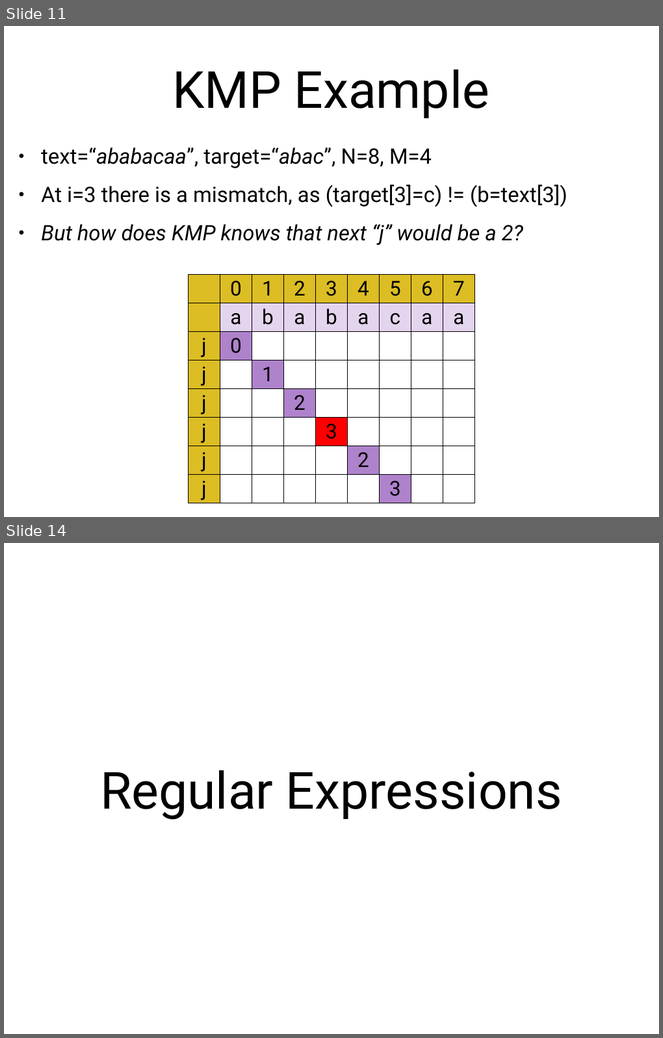
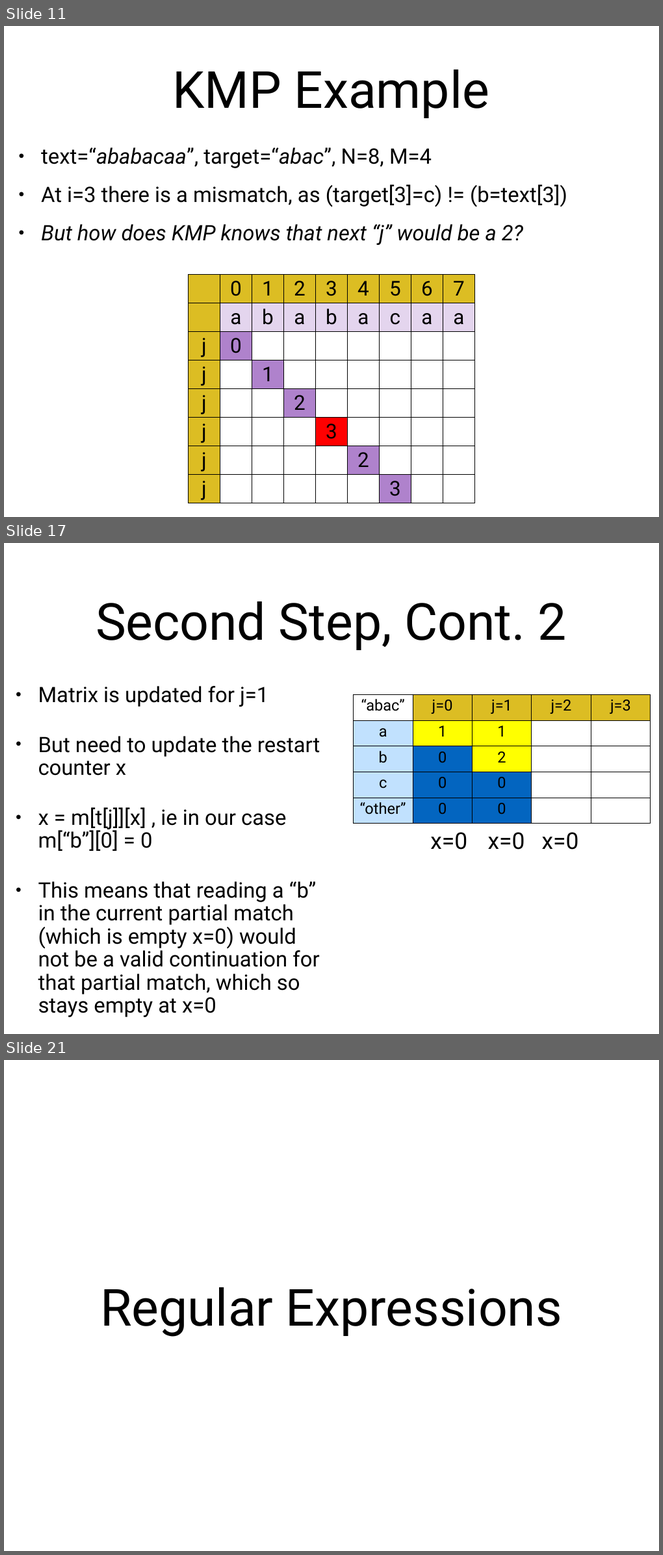
Before and after one commit to arcuri82/algorithms, a slide deck: docs/slides/09/09_regex.pptx. Shown one above the other, each under a label of ours: slides 11 and 14 before the commit, slides 11, 17 and 21 after it; the slides between them are not shown. The pictures are 663x1038 and 663x1555 pixels, drawn with LibreOffice and Linux fonts; fonts in the diff are those of the drawing. Boxes give left, top, right and bottom in pixels: in the first picture for what was removed or moved away, otherwise in the second. Text is boxed around its words. In the diff, an @@ line names an element or a change of style, - is before the commit and + after.

```diff
--- a/docs/slides/09/09_regex.pptx
+++ b/docs/slides/09/09_regex.pptx
@@ slide 17 added at (x1=4, y1=543, x2=659, y2=1034), background #FFFFFF @@
@@ title added at (x1=96, y1=601, x2=567, y2=650), 80 pt, text #000000 @@
+Second Step, Cont. 2
@@ text added at (x1=38, y1=686, x2=320, y2=1017), 33.3 pt, text #000000 @@
+• Matrix is updated for j=1
+• But need to update the restart counter x
+• x = m[t[j]][x] , ie in our case m[“b”][0] = 0
+• This means that reading a “b” in the current partial match (which is empty x=0) would not be a valid continuation for that partial match, which so stays empty at x=0
@@ table added at (x1=353, y1=694, x2=651, y2=824), 5 rows, 5 columns @@
+“abac” | j=0 | j=1 | j=2 | j=3
+a | 1 | 1 |  | 
+b | 0 | 2 |  | 
+c | 0 | 0 |  | 
+“other” | 0 | 0 |  | 
@@ text added at (x1=430, y1=832, x2=467, y2=850), 36 pt, text #000000 @@
+x=0
@@ text added at (x1=488, y1=832, x2=525, y2=850), 36 pt, text #000000 @@
+x=0
@@ text added at (x1=542, y1=832, x2=579, y2=850), 36 pt, text #000000 @@
+x=0
@@ what was slide 14 is now slide 21 @@
```
Also in this commit, not shown: 4 slides changed, 28 other slides added, 2 slides removed, 5 other files.
